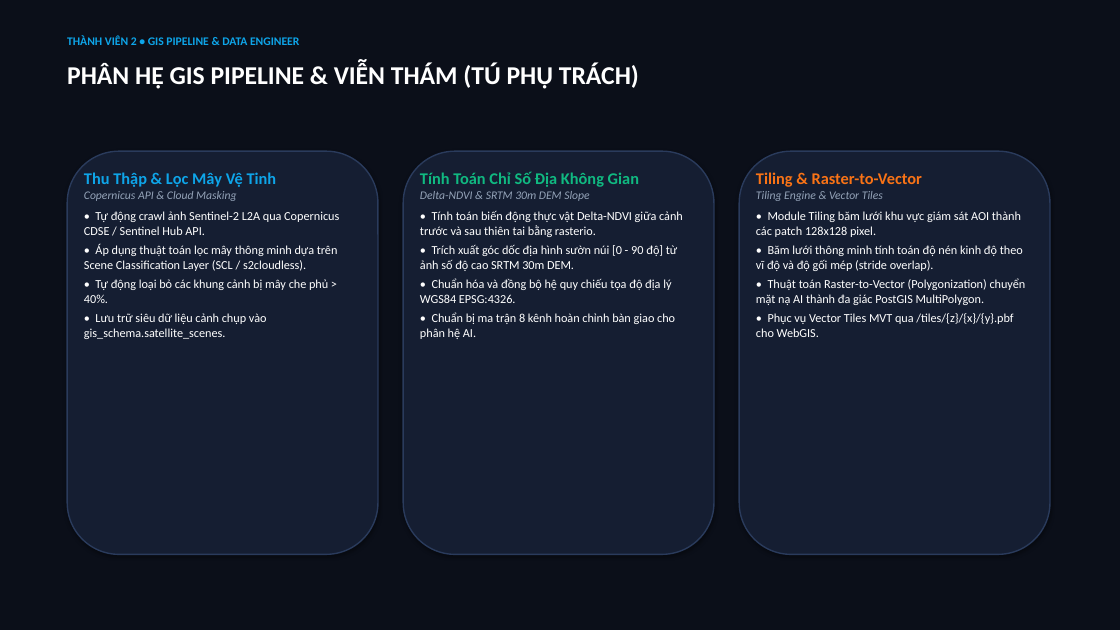
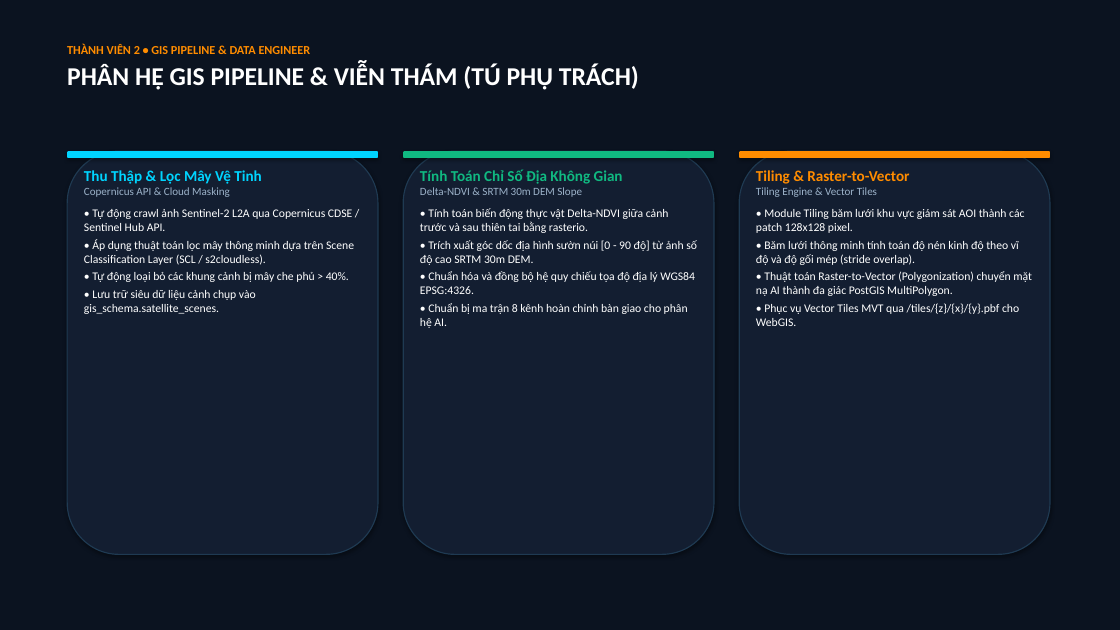
Before and after one commit to Duan0603/TerraWatch, a slide deck: slide 5 of docs/GeoSentry_Capstone_Presentation.pptx. Drawn at 1120x630 pixels with LibreOffice and Linux fonts; fonts in the diff are those of the drawing. Boxes give left, top, right and bottom in pixels: in the first picture for what was removed or moved away, otherwise in the second. Text is boxed around its words. In the diff, an @@ line names an element or a change of style, - is before the commit and + after.

```diff
--- a/docs/GeoSentry_Capstone_Presentation.pptx
+++ b/docs/GeoSentry_Capstone_Presentation.pptx
@@ rectangle at [0,0,1120,630]: fill #0B0F19 to #0B1320 @@
@@ text at [67,44,311,54]: size 10 to 10.5 pt, text colour #0EA5E9 to #FF8C00 in "THÀNH VIÊN 2 • GIS PIPELINE & ..." @@
@@ text "THÀNH VIÊN 2 • GIS ...": place and size @@
-text "THÀNH VIÊN 2 • GIS ..." at [67,35,299,45]
+text "THÀNH VIÊN 2 • GIS ..." at [67,44,639,90]
@@ rounded rectangle added at [67,151,378,158], fill #00D4FF @@
@@ text "Thu Thập & Lọc Mây ..." at [84,170,354,314]: size 14 to 13 pt, text colour #0EA5E9 to #00D4FF in "Thu Thập & Lọc Mây Vệ Tinh"; size 10 to 9.5 pt, text colour #94A3B8 to #9CB2C9, italic off in "Copernicus API & Cloud Masking"; size 10.5 to 10 pt in "• Tự động crawl ảnh Sentinel-2 L2A ...", "• Áp dụng thuật toán lọc mây ...", "• Tự động loại bỏ các khung ...", "• Lưu trữ siêu dữ liệu cảnh ..."; less space between paragraphs @@
@@ rounded rectangle added at [403,151,714,158], fill #10B981 @@
@@ text "Tính Toán Chỉ Số Địa ..." at [420,169,697,328]: size 14 to 13 pt in "Tính Toán Chỉ Số Địa Không Gian"; size 10 to 9.5 pt, text colour #94A3B8 to #9CB2C9, italic off in "Delta-NDVI & SRTM 30m DEM Slope"; size 10.5 to 10 pt in "• Tính toán biến động thực vật ...", "• Trích xuất góc dốc địa hình ...", "• Chuẩn hóa và đồng bộ hệ ...", "• Chuẩn bị ma trận 8 kênh ..."; less space between paragraphs @@
@@ fill #151E32 to #131E31; outline #2A3B5C 1.2 pt to #1F3A52 1 pt in 3 elements at [403,151,714,555], [67,151,378,555], [739,151,1050,555] @@
@@ rounded rectangle added at [739,151,1050,158], fill #FF8C00 @@
@@ text "Tiling & Raster-to-Vector" at [756,170,1032,326]: size 14 to 13 pt, text colour #F97316 to #FF8C00 in "Tiling & Raster-to-Vector"; size 10 to 9.5 pt, text colour #94A3B8 to #9CB2C9, italic off in "Tiling Engine & Vector Tiles"; size 10.5 to 10 pt in "• Module Tiling băm lưới khu vực ...", "• Băm lưới thông minh tính toán ...", "• Thuật toán Raster-to-Vector (Polygonization) chuyển mặt ...", "• Phục vụ Vector Tiles MVT qua ..."; less space between paragraphs @@
```
Also in this commit, not shown: 9 other slides changed, 16 other files.
